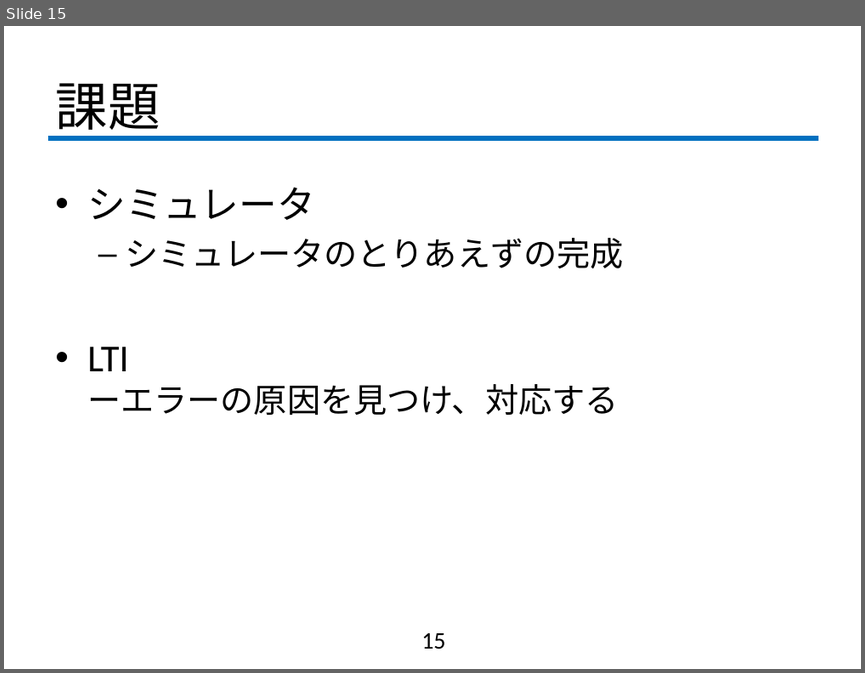
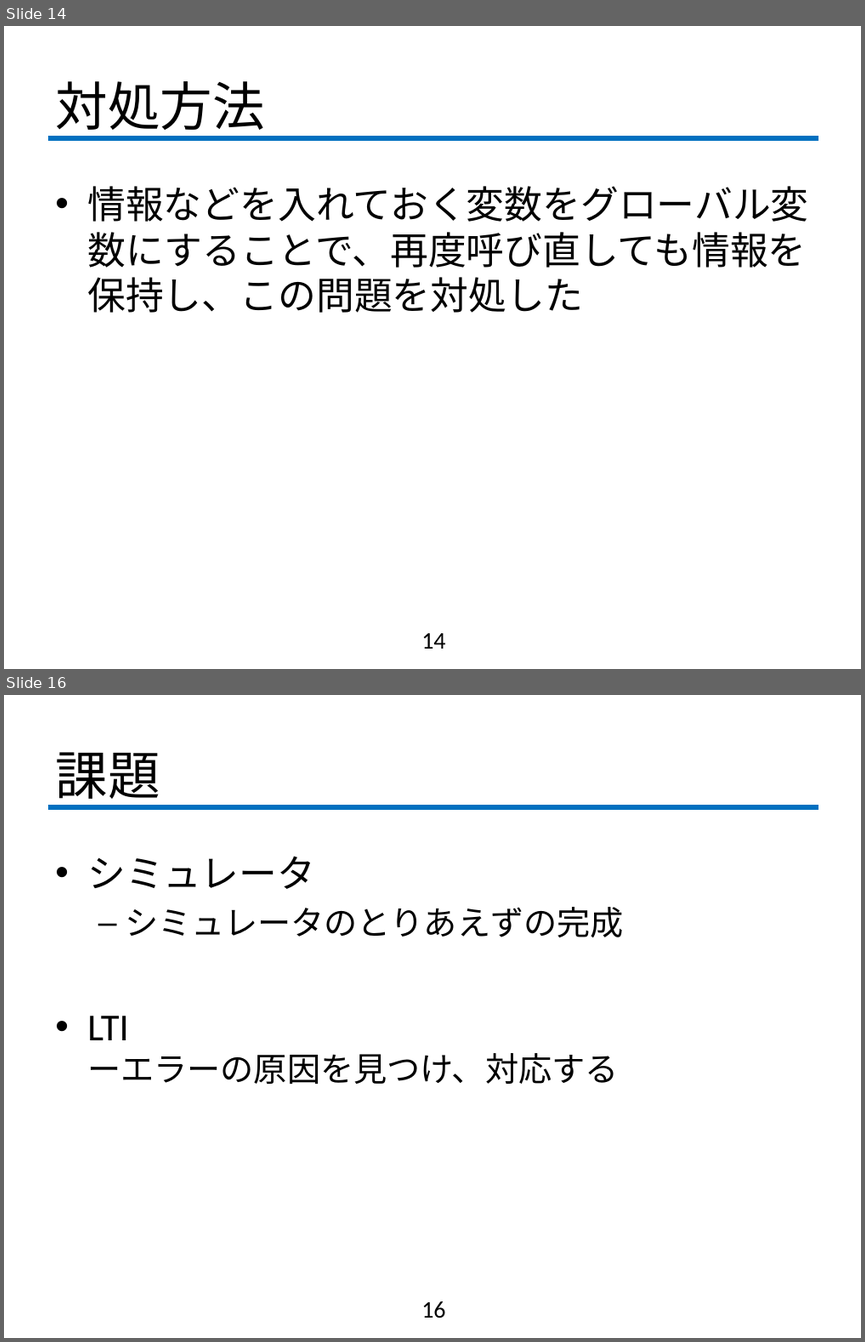
Before and after one commit to fujiLabo/fuji_simu, a slide deck: 1203(suga)進捗.pptx. Shown one above the other, each under a label of ours: slide 15 before the commit, slides 14 and 16 after it; the slides between them are not shown. The pictures are 865x673 and 865x1342 pixels, drawn with LibreOffice and Linux fonts; fonts in the diff are those of the drawing; background and template pictures are left out. Boxes give left, top, right and bottom in pixels: in the first picture for what was removed or moved away, otherwise in the second. Text is boxed around its words. In the diff, an @@ line names an element or a change of style, - is before the commit and + after.

```diff
--- a/1203(suga)進捗.pptx
+++ b/1203(suga)進捗.pptx
@@ slide 14 added at [4,26,861,669], background #FFFFFF; not listed: 1 template element that a slide beside it also shows @@
@@ title added at [55,81,264,139], 44 pt, text #000000 @@
+対処方法
@@ text added at [87,186,809,312], 32 pt, text #000000 @@
+• 情報などを入れておく変数をグローバル変数にすることで、再度呼び直しても情報を保持し、この問題を対処した
@@ page number added at [421,633,445,648], 20 pt, text #000000 @@
+14
@@ what was slide 15 is now slide 16 @@
@@ page number at [421,1301,445,1318]: text changed @@
-15
+16
```
Also in this commit, not shown: 5 slides changed, 5 other files.
